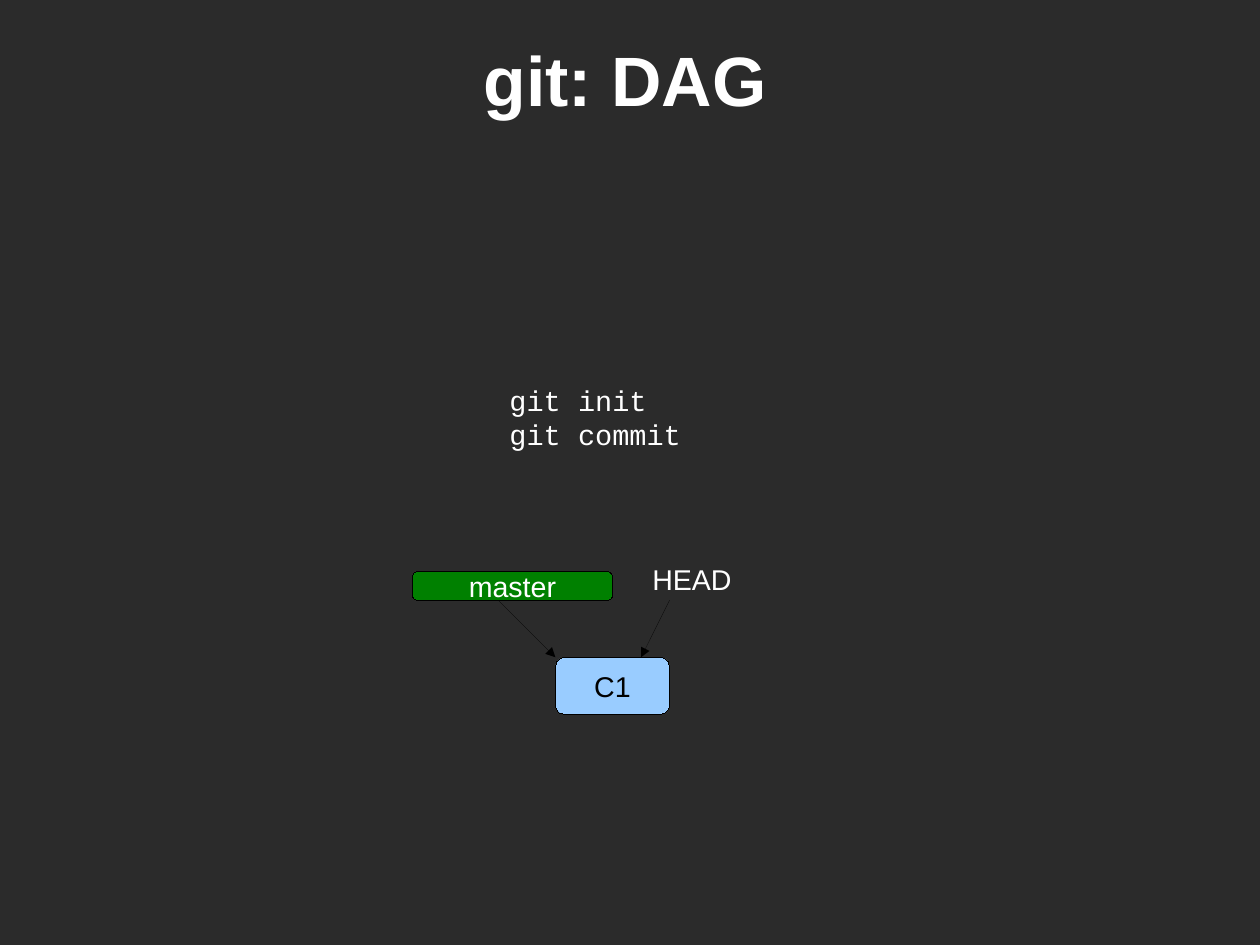
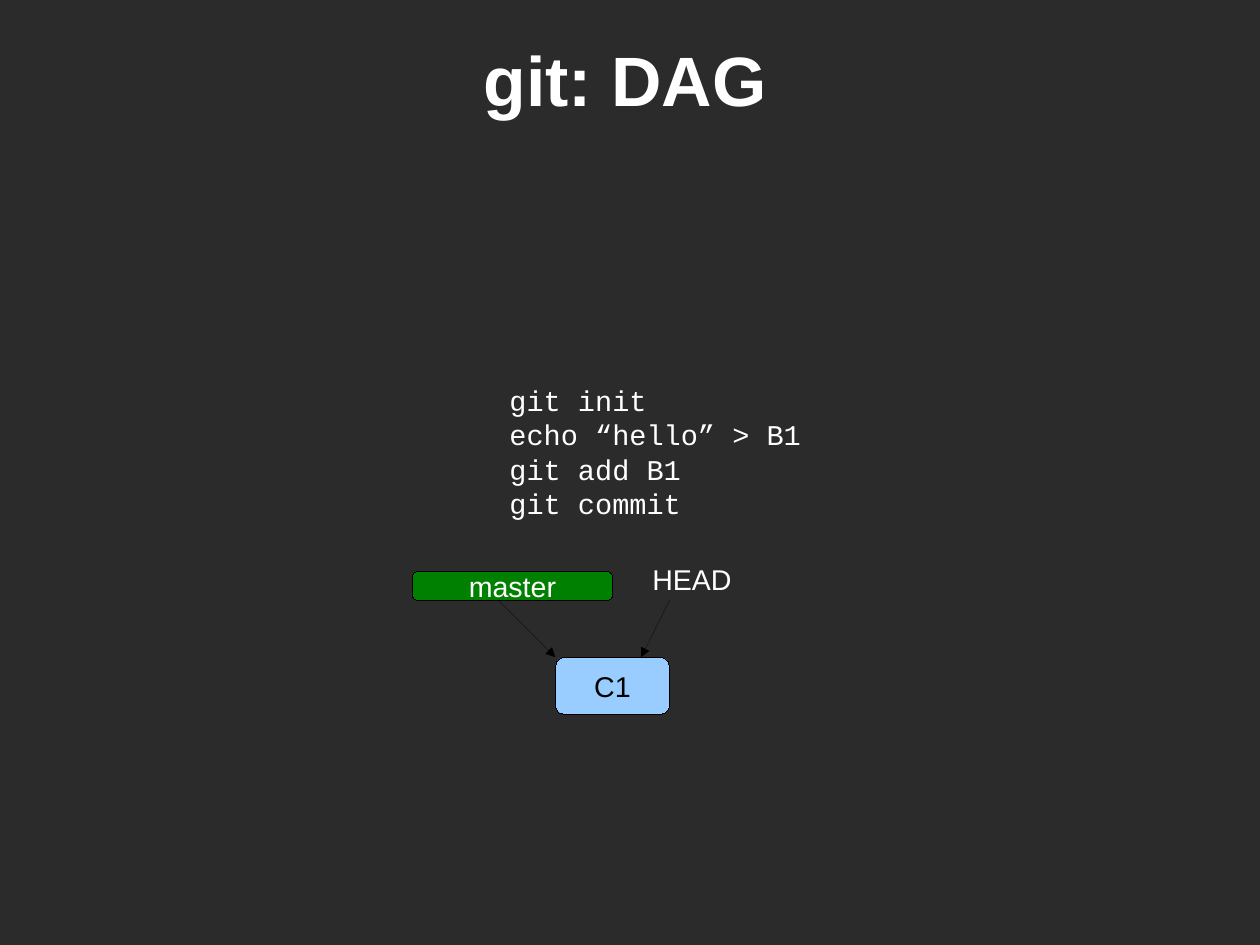
Before and after one commit to glonnon/git-demo, a slide deck: slide 18 of git_boise_web_tech.odp. Drawn at 1260x945 pixels with LibreOffice and Linux fonts; fonts in the diff are those of the drawing; background and template pictures are left out; a plain dark background stands for a picture behind light text. Boxes give left, top, right and bottom in pixels: in the first picture for what was removed or moved away, otherwise in the second. Text is boxed around its words. In the diff, an @@ line names an element or a change of style, - is before the commit and + after.

```diff
--- a/git_boise_web_tech.odp
+++ b/git_boise_web_tech.odp
@@ text at (509,425,801,486): paragraphs added @@
+echo “hello” > B1
+git add B1
```
Also in this commit, not shown: 11 other slides changed.
